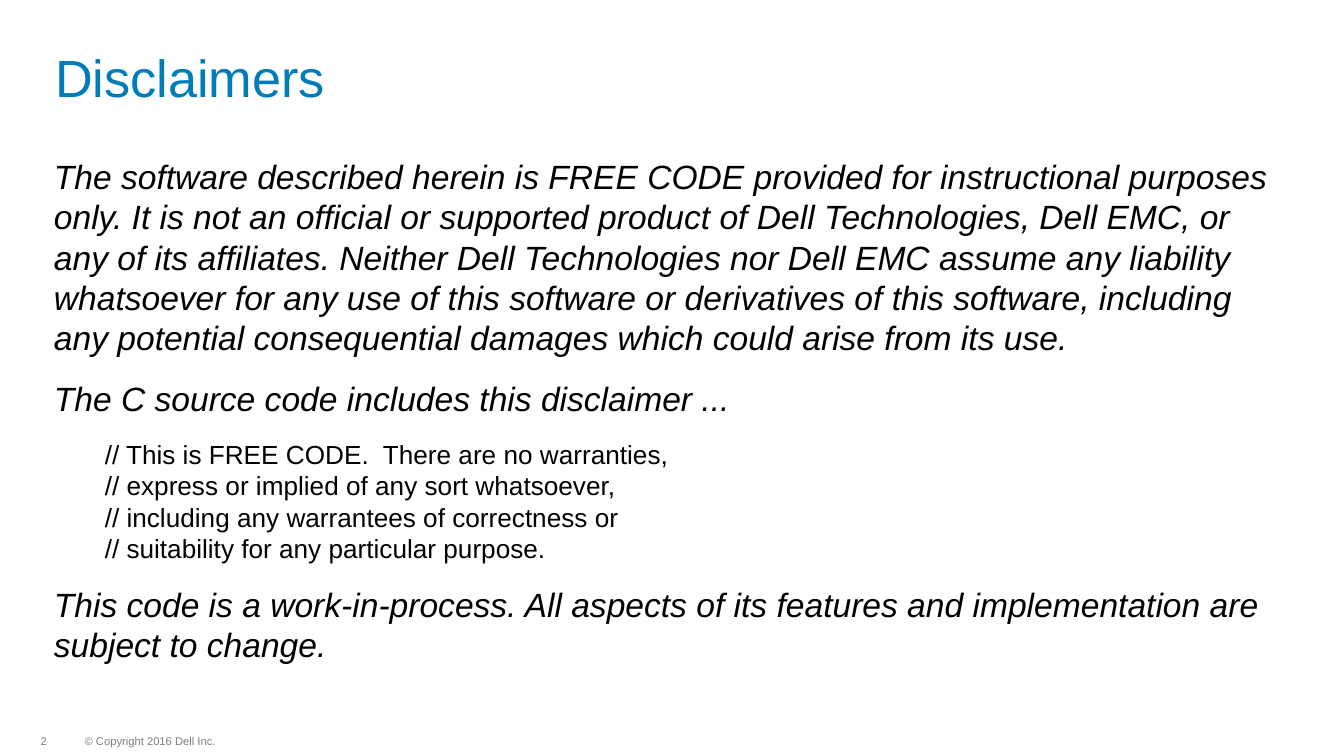
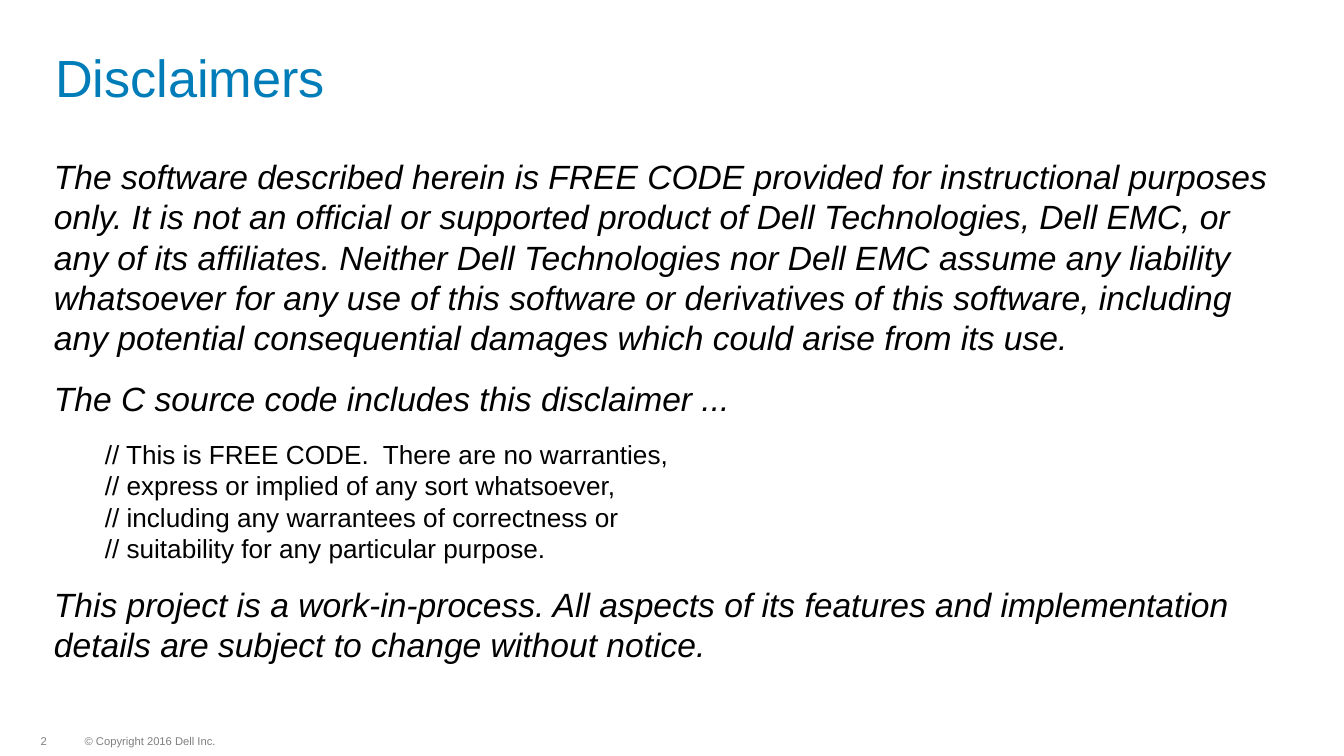
Before and after one commit to WhizBob/pwalk, a slide deck: slide 2 of doc/pwalk_slides.pptx. Drawn at 1344x756 pixels with LibreOffice and Linux fonts; fonts in the diff are those of the drawing; background and template pictures are left out. Boxes give left, top, right and bottom in pixels: in the first picture for what was removed or moved away, otherwise in the second. Text is boxed around its words. In the diff, an @@ line names an element or a change of style, - is before the commit and + after.

```diff
--- a/doc/pwalk_slides.pptx
+++ b/doc/pwalk_slides.pptx
@@ text at (x1=54, y1=592, x2=1229, y2=663): text changed @@
-This code is a work-in-process. All aspects of its features and implementation are subject to change.
+This project is a work-in-process. All aspects of its features and implementation details are subject to change without notice.
```
Also in this commit, not shown: 5 other slides changed, 2 slides added, 1 other file.
